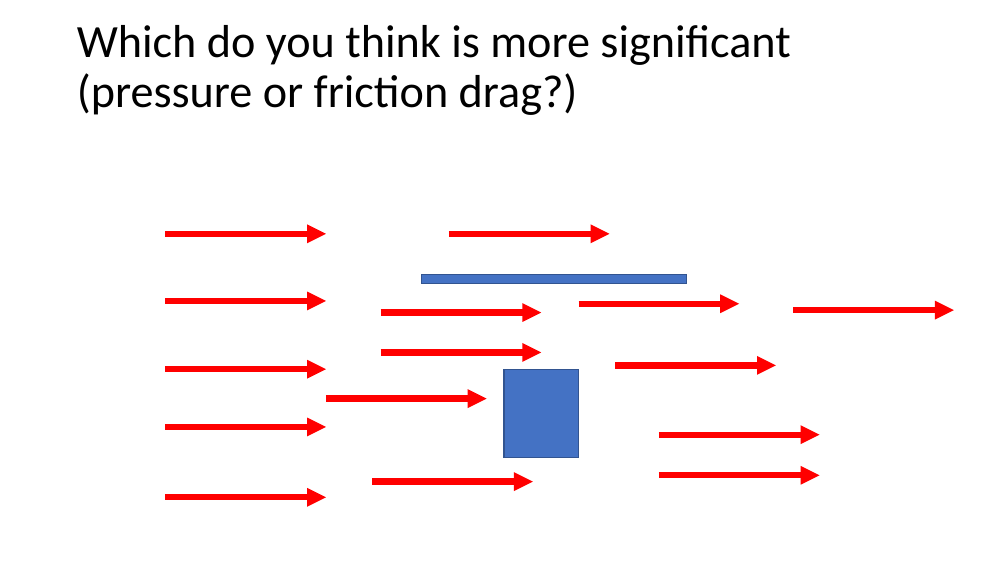
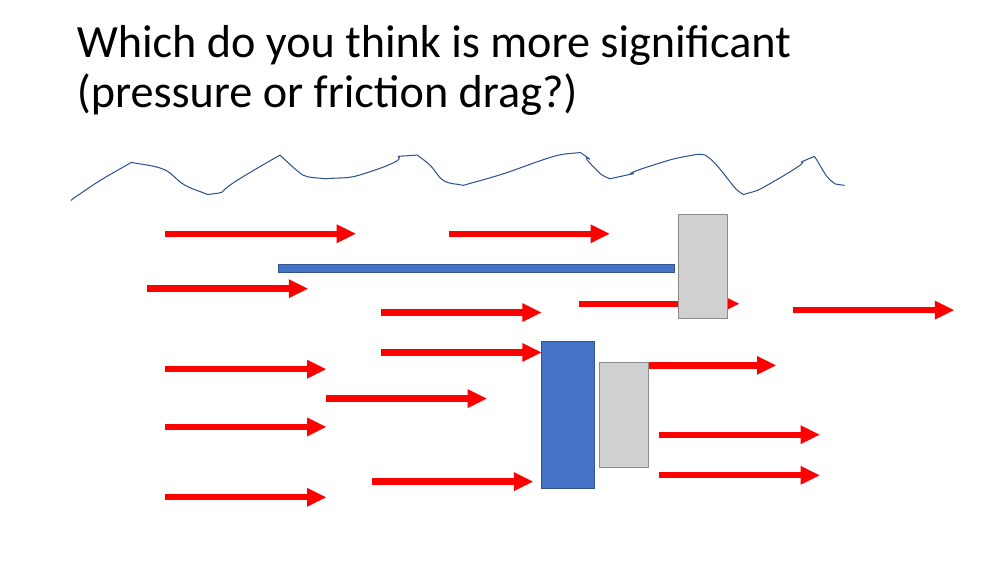
Before and after one commit to meisben/solidworks_cfd_examples, a slide deck: slide 11 of powerpoint/intro.pptx (slide 12 before the commit). Drawn at 1008x567 pixels with LibreOffice and Linux fonts; fonts in the diff are those of the drawing; grey boxes stand for pictures. Boxes give left, top, right and bottom in pixels: in the first picture for what was removed or moved away, otherwise in the second. Text is boxed around its words. In the diff, an @@ line names an element or a change of style, - is before the commit and + after.

```diff
--- a/powerpoint/intro.pptx
+++ b/powerpoint/intro.pptx
@@ freeform shape added at (x1=71, y1=153, x2=845, y2=200), outline #325491 1 pt @@
@@ arrow moved from (166, 234) - (326, 234) to (166, 234) - (355, 234) @@
@@ picture added at (x1=678, y1=215, x2=727, y2=319) @@
@@ rectangle resized from (x1=421, y1=274, x2=687, y2=283) to (x1=278, y1=265, x2=675, y2=272) @@
@@ arrow moved from (166, 301) - (326, 301) to (147, 289) - (308, 289) @@
@@ rectangle resized from (x1=504, y1=369, x2=579, y2=457) to (x1=541, y1=342, x2=594, y2=488) @@
@@ picture added at (x1=599, y1=363, x2=648, y2=467) @@
```
Also in this commit, not shown: 5 other slides changed, 1 slide removed.
